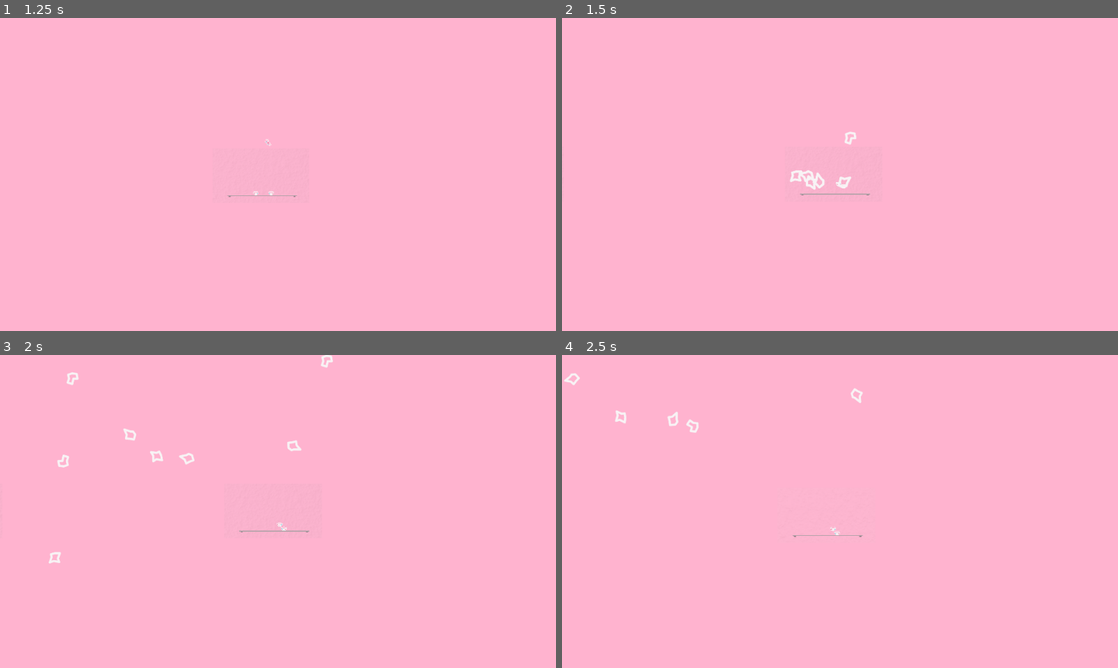
Above: before the commit, frames 1-4 (two rows, left to right).
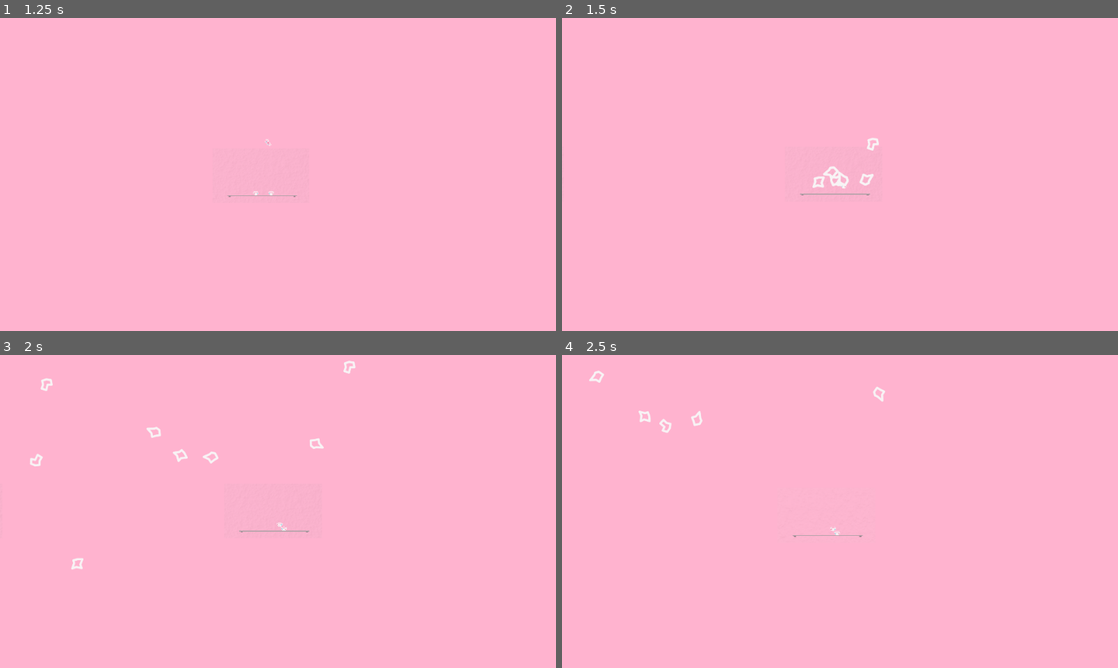
Above: after the commit, the same moments.

Repository: TrueNarwhak/Glassware
Game: Godot game, scene res://rooms/msc/lol.tscn
Two runs of this game, one before a commit and one after it. Both use one fixed random seed, a clock stepped at 60 frames per second and the inputs below. This scene is started directly instead of the project's main scene.
Inputs (mouse positions are in pixels of both pictures, inside the frame that each line leads up to):
- Up to frame 1 (1.25 s): tap Enter (ui_accept) at 0.5 s; move the mouse to (400, 158) at 0.52 s; hold D (move_right) from 0.53 s (still down); click (400, 158) at 0.6 s; tap Space (jump) at 0.77, 1.07 s
- Up to frame 2 (1.5 s): keep holding D (move_right); tap Enter (ui_accept) at 1.25 s; move the mouse to (728, 190) at 1.27 s; click (728, 190) at 1.35 s
- Up to frame 3 (2 s): keep holding D (move_right); tap Space (jump) at 1.52, 1.82 s
- Up to frame 4 (2.5 s): move the mouse to (895, 442) at 2.02 s; release D (move_right) at 2.03 s; hold A (move_left) from 2.03 s (still down); click (895, 442) at 2.1 s

Frame 1 is identical in both runs. In frame 2, 0.4% of the frame differs, in the area x 41-57%, y 36-55%; in frame 3, 0.7%, in the area x 5-64%, y 0-69%; in frame 4, 0.4%.

Commit message:
added unused quote scene

Diff:
--- a/Glass Like/objects/Player.gd
+++ b/Glass Like/objects/Player.gd
@@ -245,7 +245,7 @@
 	for i in 6:
 		var this_shard = shard.instance()
 		this_shard.position = get_global_position()
-		get_tree().get_root().add_child(this_shard)
+		get_parent().add_child(this_shard)
 
 	$StatTimer.start()
 
--- a/Glass Like/objects/foes/enemy.gd
+++ b/Glass Like/objects/foes/enemy.gd
@@ -34,7 +34,7 @@
 	for i in shards:
 		var this_shard = shard.instance()
 		this_shard.position = $KinematicBody2D.get_global_position()
-		get_tree().get_root().add_child(this_shard)
+		get_parent().get_parent().get_parent().add_child(this_shard)
 
 	# Shake
 	if camera:
--- /dev/null
+++ b/Glass Like/rooms/Menus/Quote.gd
@@ -0,0 +1,18 @@
+extends Node2D
+
+onready var anim = $AnimationPlayer
+var quotes = [
+	"Come Again Soon!",
+	"Want a lolipop?",
+	"Don't check the crack in the walls..."
+]
+
+func _ready():
+	anim.play("QuoteZoom")
+
+
+func switch_scene():
+	get_tree().change_scene("res://rooms/Controller.tscn")
+
+func _on_AnimationPlayer_animation_finished(anim_name):
+	pass
--- /dev/null
+++ b/Glass Like/rooms/Menus/Quote.tscn
@@ -0,0 +1,81 @@
+[gd_scene load_steps=6 format=2]
+
+[ext_resource path="res://fonts/OpenDyslexic-Regular.otf" type="DynamicFontData" id=1]
+[ext_resource path="res://rooms/Menus/Quote.gd" type="Script" id=2]
+
+[sub_resource type="DynamicFont" id=1]
+size = 54
+font_data = ExtResource( 1 )
+
+[sub_resource type="Animation" id=2]
+resource_name = "QuoteZoom"
+length = 0.8
+tracks/0/type = "value"
+tracks/0/path = NodePath("Camera2D:zoom")
+tracks/0/interp = 1
+tracks/0/loop_wrap = true
+tracks/0/imported = false
+tracks/0/enabled = true
+tracks/0/keys = {
+"times": PoolRealArray( 0, 0.8 ),
+"transitions": PoolRealArray( 4.14106, 0.07966 ),
+"update": 0,
+"values": [ Vector2( 1.75, 1.75 ), Vector2( 3, 3 ) ]
+}
+tracks/1/type = "method"
+tracks/1/path = NodePath(".")
+tracks/1/interp = 1
+tracks/1/loop_wrap = true
+tracks/1/imported = false
+tracks/1/enabled = true
+tracks/1/keys = {
+"times": PoolRealArray( 0.7 ),
+"transitions": PoolRealArray( 1 ),
+"values": [ {
+"args": [  ],
+"method": "switch_scene"
+} ]
+}
+
+[sub_resource type="Animation" id=3]
+length = 0.001
+tracks/0/type = "value"
+tracks/0/path = NodePath("Camera2D:zoom")
+tracks/0/interp = 1
+tracks/0/loop_wrap = true
+tracks/0/imported = false
+tracks/0/enabled = true
+tracks/0/keys = {
+"times": PoolRealArray( 0 ),
+"transitions": PoolRealArray( 1 ),
+"update": 0,
+"values": [ Vector2( 1.5, 1.5 ) ]
+}
+
+[node name="Quote" type="Node2D"]
+script = ExtResource( 2 )
+
+[node name="Camera2D" type="Camera2D" parent="."]
+position = Vector2( 480, 270 )
+current = true
+zoom = Vector2( 1.5, 1.5 )
+
+[node name="Broken" type="Label" parent="."]
+anchor_left = 0.5
+anchor_right = 0.5
+margin_top = 216.0
+margin_right = 958.0
+margin_bottom = 311.0
+custom_fonts/font = SubResource( 1 )
+text = "Come Again!"
+align = 1
+valign = 1
+__meta__ = {
+"_edit_use_anchors_": false
+}
+
+[node name="AnimationPlayer" type="AnimationPlayer" parent="."]
+anims/QuoteZoom = SubResource( 2 )
+anims/RESET = SubResource( 3 )
+
+[connection signal="animation_finished" from="AnimationPlayer" to="." method="_on_AnimationPlayer_animation_finished"]
--- a/Glass Like/rooms/Menus/RunStats.gd
+++ b/Glass Like/rooms/Menus/RunStats.gd
@@ -24,6 +24,8 @@
 	if Input.is_action_just_pressed("restart") and can_respawn:
 		get_tree().reload_current_scene()
 		ItemAndStages.reset_all()
+#		get_tree().change_scene("res://rooms/Menus/Quote.tscn")
+
 
 func set_respawn_ability():
 	can_respawn = true
